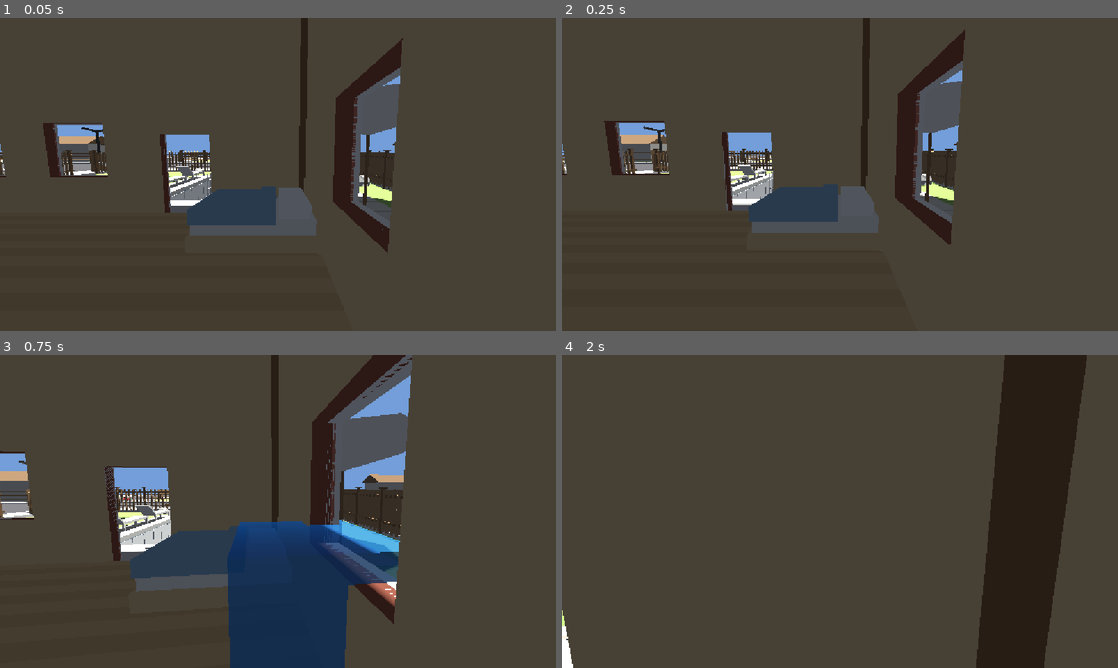
Above: before the commit, frames 1-4 (two rows, left to right).
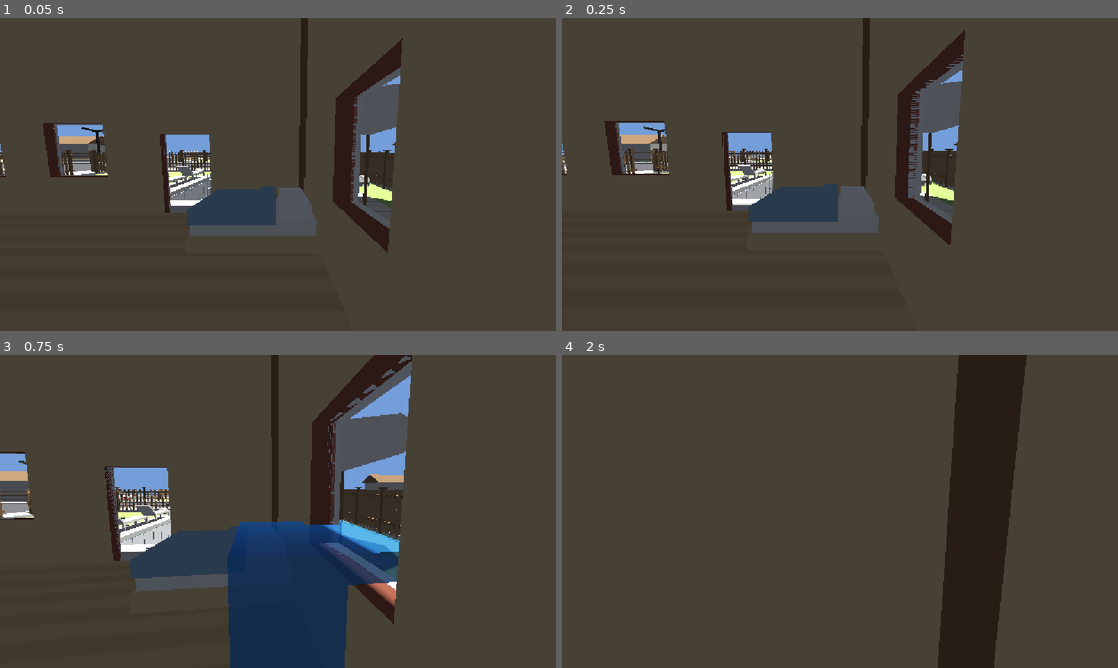
Above: after the commit, the same moments.

Repository: mife-user/drop
Game: Godot game, scene res://scenes/main.tscn
Two runs of this game, one before a commit and one after it. Both use one fixed random seed, a clock stepped at 60 frames per second and the inputs below.
Inputs (mouse positions are in pixels of both pictures, inside the frame that each line leads up to):
- Up to frame 1 (0.05 s): no input
- Up to frame 2 (0.25 s): no input
- Up to frame 3 (0.75 s): tap Enter at 0.5 s; move the mouse to (305, 511) at 0.52 s; hold W (move_forward) from 0.53 s (still down); click (305, 511) at 0.6 s
- Up to frame 4 (2 s): keep holding W (move_forward); tap Space (jump) at 0.77, 1.52 s; move the mouse to (812, 511) at 1.27 s; tap M at 1.35 s

Frame 1 is identical in both runs. In frame 2, 0.4% of the frame differs, in the area x 0-73%, y 7-73%; in frame 3, 0.4%; in frame 4, 18%, in the area x 0-95%, y 0-100%.

Commit message:
feat:调整参数，使较小的斜坡可以直接上去

Diff:
--- a/scenes/main.tscn
+++ b/scenes/main.tscn
@@ -21,7 +21,7 @@
 [ext_resource type="PackedScene" uid="uid://dq3n8vb2wk7ha" path="res://scenes/时钟.tscn" id="22_clock"]
 
 [sub_resource type="BoxShape3D" id="BoxShape3D_pool_exclusion"]
-size = Vector3(6.2552004, 2.682129, 5.5512953)
+size = Vector3(6.0259156, 2.4327393, 5.6104865)
 
 [sub_resource type="BoxShape3D" id="BoxShape3D_hydrant"]
 size = Vector3(0.562, 0.78, 0.413)
@@ -76,7 +76,7 @@
 monitorable = false
 
 [node name="CollisionShape3D" type="CollisionShape3D" parent="场景/PoolExclusion" unique_id=1475715087]
-transform = Transform3D(1, 0, 0, 0, 1, 0, 0, 0, 1, 0.1313355, -0.32407093, -0.011224985)
+transform = Transform3D(1, 0, 0, 0, 1, 0, 0, 0, 1, 0.016693115, -0.44876575, 0.018370628)
 shape = SubResource("BoxShape3D_pool_exclusion")
 debug_color = Color(0.7390799, 4.813075e-08, 0.36650893, 0.41960785)
 
@@ -190,6 +190,9 @@
 
 [node name="主人公" type="CharacterBody3D" parent="." unique_id=1733731217 node_paths=PackedStringArray("camera")]
 transform = Transform3D(1, 0, 0, 0, 1, 0, 0, 0, 1, -4.079946, 0.28364658, -7.120233)
+floor_stop_on_slope = false
+floor_block_on_wall = false
+floor_max_angle = 1.0471976
 floor_snap_length = 0.3
 script = ExtResource("10_player")
 camera = NodePath("Camera3D")
